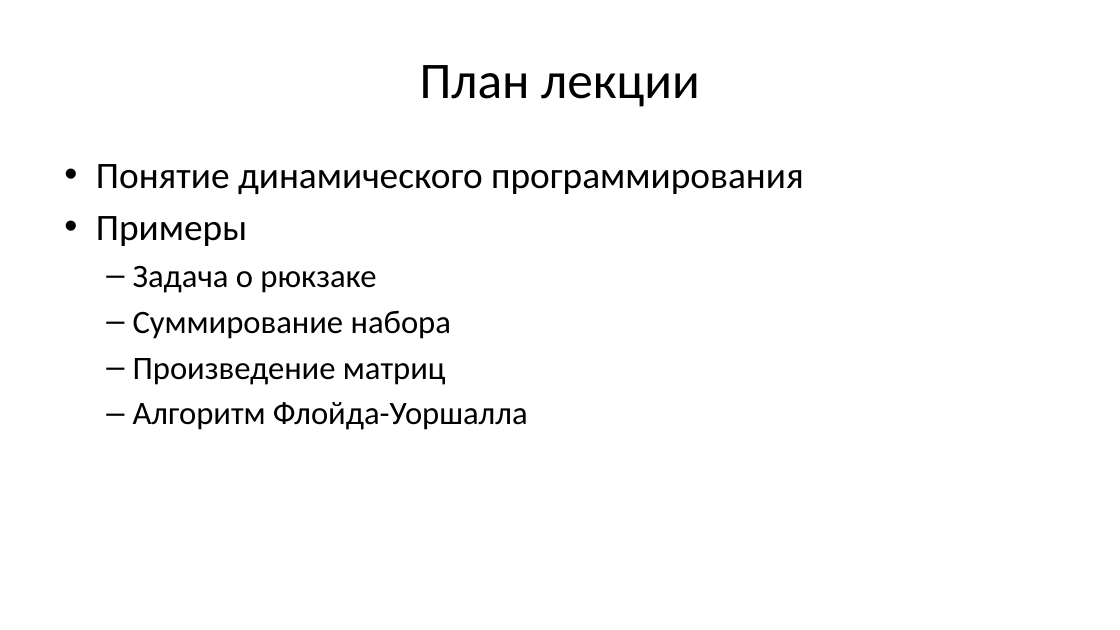
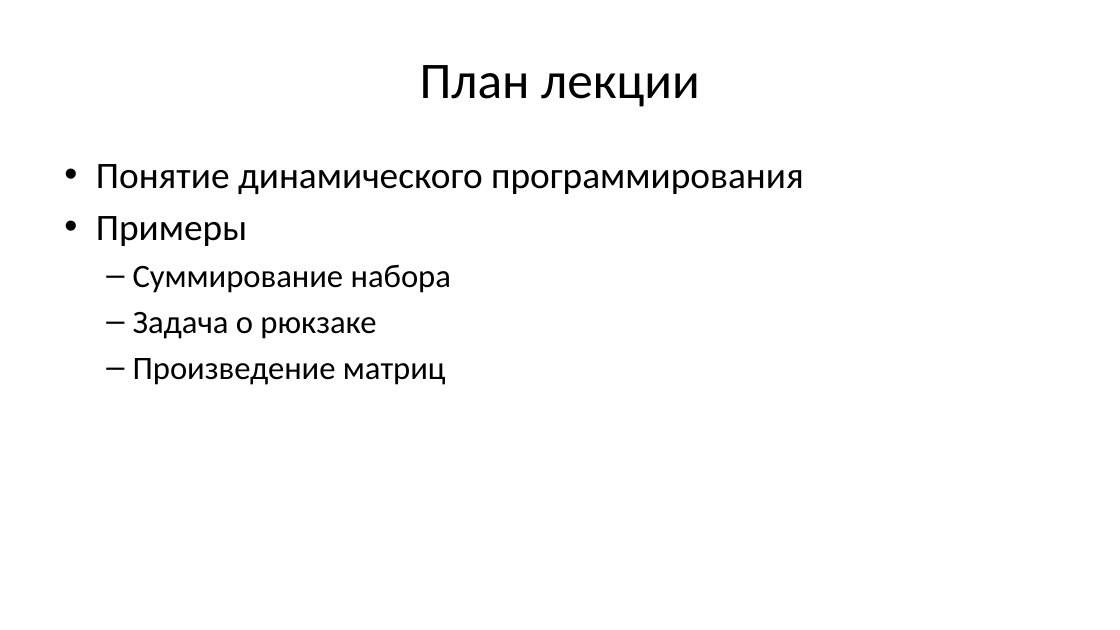
Before and after one commit to Evgueni-Petrov-aka-espetrov/Algorithms-and-Programming-in-C-pptx, a slide deck: slide 2 of 21 Динамическое программирование.pptx. Drawn at 1120x630 pixels with LibreOffice and Linux fonts; fonts in the diff are those of the drawing. Boxes give left, top, right and bottom in pixels: in the first picture for what was removed or moved away, otherwise in the second. Text is boxed around its words. In the diff, an @@ line names an element or a change of style, - is before the commit and + after.

Commit message:
прямой и обратный ход по кадрам; переставил суммирование и о рюкзаке

```diff
--- a/21 Динамическое программирование.pptx
+++ b/21 Динамическое программирование.pptx
@@ text at box(133, 265, 451, 293): paragraph added @@
+  – Суммирование набора
@@ text at box(133, 311, 451, 339): paragraph removed @@
-  – Суммирование набора
@@ text at box(133, 402, 528, 430): paragraph removed @@
-  – Алгоритм Флойда-Уоршалла
```
Also in this commit, not shown: 8 other slides changed, 22 slides added.
